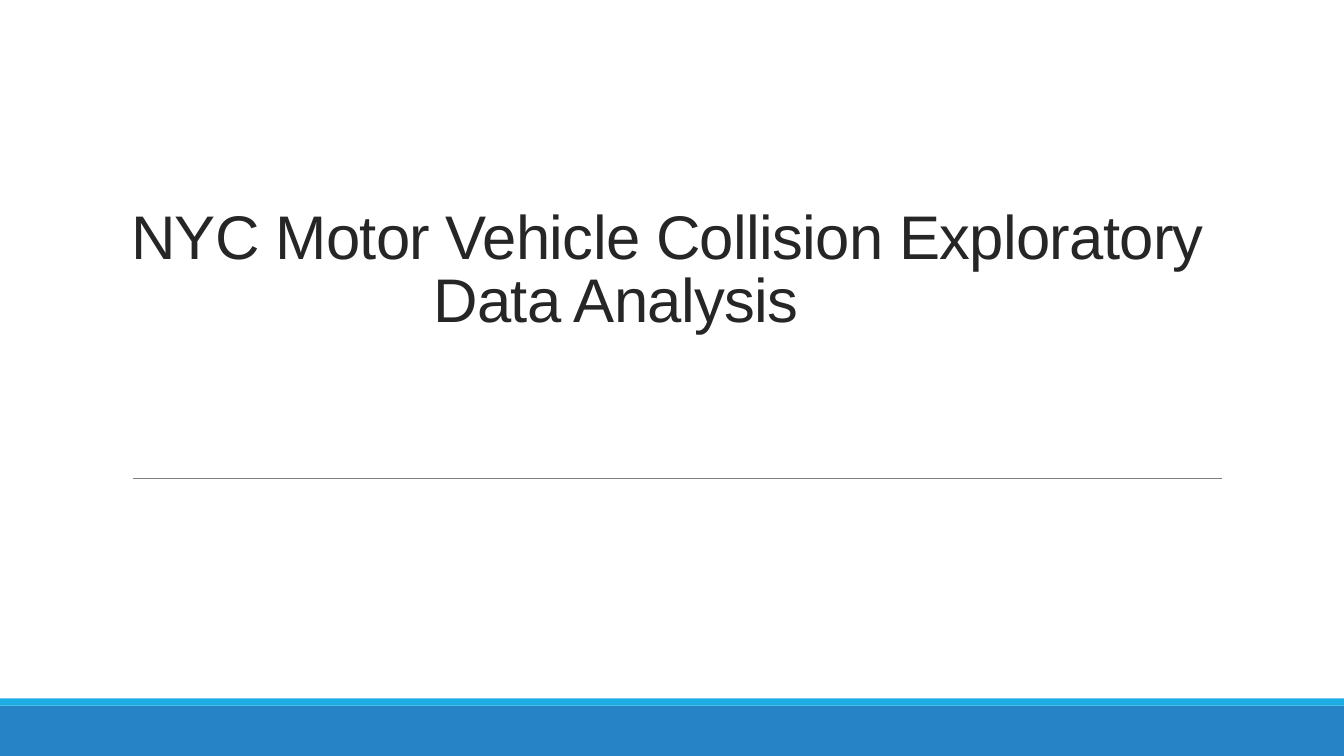
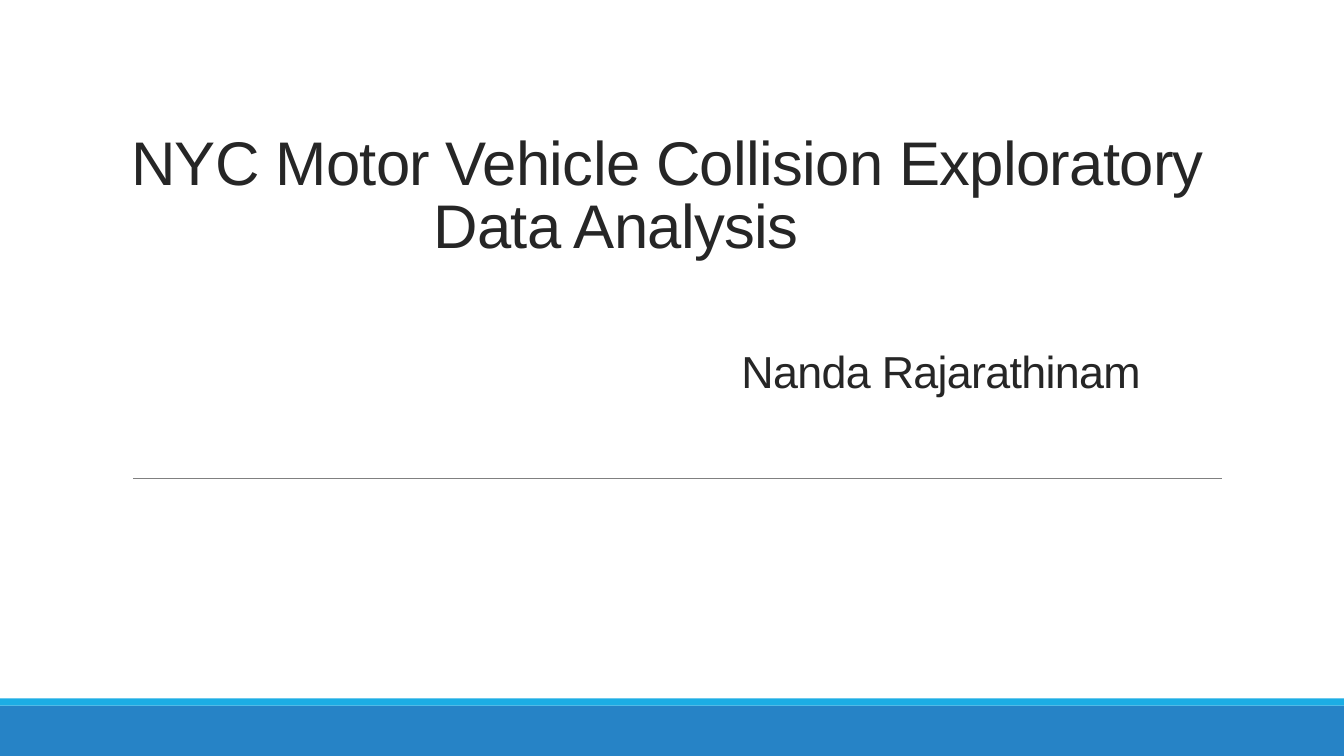
Before and after one commit to nycdatasci/bootcamp006_project, a slide deck: slide 1 of Project1-ExploreVis/NandaRajarathinam/NYC Motor Vehicle Collision Exploratory Analysis.pptx. Drawn at 1344x756 pixels with LibreOffice and Linux fonts; fonts in the diff are those of the drawing. Boxes give left, top, right and bottom in pixels: in the first picture for what was removed or moved away, otherwise in the second. Text is boxed around its words. In the diff, an @@ line names an element or a change of style, - is before the commit and + after.

```diff
--- a/Project1-ExploreVis/NandaRajarathinam/NYC Motor Vehicle Collision Exploratory Analysis.pptx
+++ b/Project1-ExploreVis/NandaRajarathinam/NYC Motor Vehicle Collision Exploratory Analysis.pptx
@@ title at (131,140,1204,397): text changed @@
-NYC Motor Vehicle Collision Exploratory Data Analysis
+NYC Motor Vehicle Collision Exploratory Data Analysis
+Nanda Rajarathinam
```
Also in this commit, not shown: 2 other slides changed, 16 other files.
